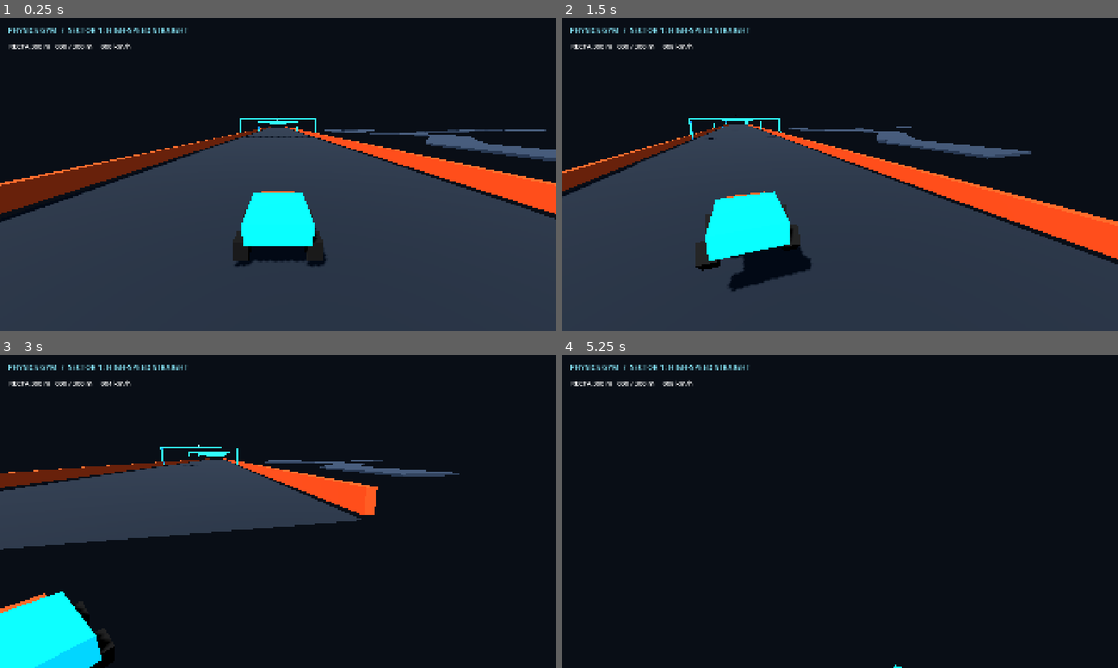
Above: before the commit, frames 1-4 (two rows, left to right).
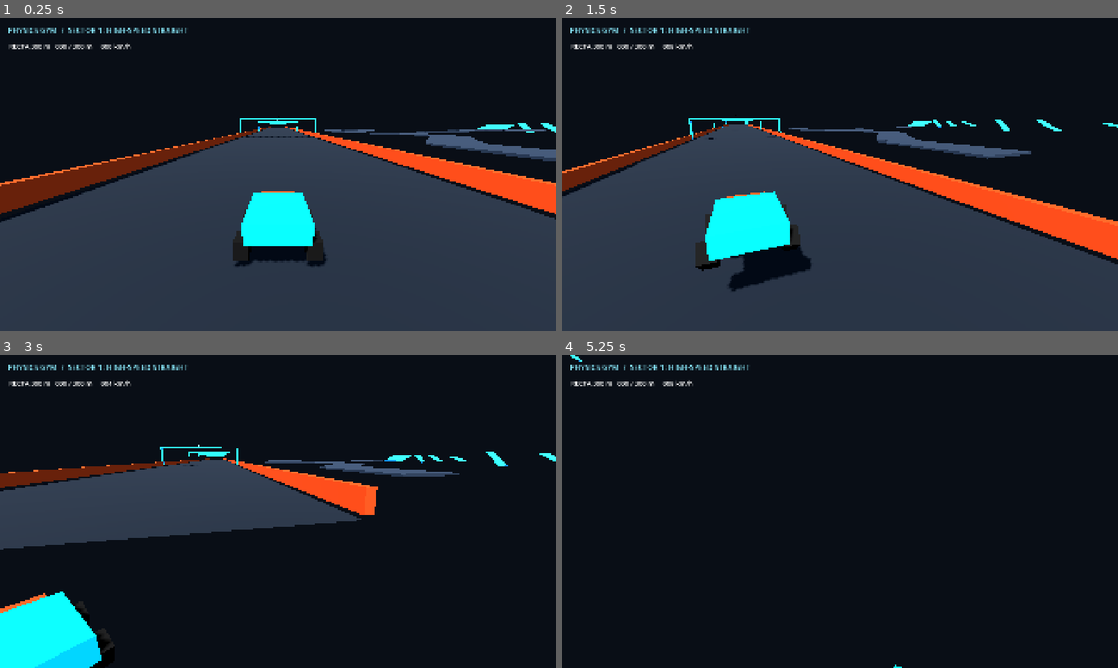
Above: after the commit, the same moments.

Repository: GammaYoshimura/kart
Game: Godot game, scene res://scenes/prototype/physics_gym.tscn
Two runs of this game, one before a commit and one after it. Both use one fixed random seed, a clock stepped at 60 frames per second and the inputs below. This scene is started directly instead of the project's main scene.
Inputs:
- Up to frame 1 (0.25 s): no input
- Up to frame 2 (1.5 s): hold D (steer_right) 0.53-1.28 s; hold Q (aim_backward) 0.53-1.28 s; tap Space (drift_hop) at 0.77 s; hold S (brake_reverse) from 1.28 s (still down); tap Page Down (toggle_perf_overlay) at 1.35 s
- Up to frame 3 (3 s): tap Space (drift_hop) at 1.52 s; release S (brake_reverse) at 2.03 s; hold D (steer_right) 2.03-2.78 s; hold E (use_item) 2.03-2.78 s; hold W (accelerate) from 2.78 s (still down); tap Q (aim_backward) at 2.85 s
- Up to frame 4 (5.25 s): tap Space (drift_hop) at 3.02, 3.77, 4.52 s; release W (accelerate) at 3.53 s; hold A (steer_left) 3.53-5.03 s; tap Page Down (toggle_perf_overlay) at 3.6 s; tap E (use_item) at 4.35 s; hold S (brake_reverse) from 5.03 s (still down); hold Q (aim_backward) from 5.03 s (still down)

The runs differ from the first frame. In frame 1, 0.2% of the frame differs, in the area x 85-100%, y 33-37%; in frame 2, 0.2%; in frame 3, 0.3%, in the area x 69-100%, y 30-36%; in frame 4, less than 0.1%.

Commit message:
feat: add ramp and trick jump gym sector

Diff:
--- a/scenes/prototype/physics_gym.gd
+++ b/scenes/prototype/physics_gym.gd
@@ -21,6 +21,7 @@
 	_drift_road_material.roughness = 0.88
 	_build_distance_gates()
 	_build_drift_sector()
+	_build_ramp_sector()
 
 
 func _process(_delta: float) -> void:
@@ -106,3 +107,45 @@
 	label.font_size = 48
 	label.modulate = Color(1.0, 0.72, 0.2)
 	add_child(label)
+
+
+func _build_ramp_sector() -> void:
+	_add_ramp(Vector3(178.0, 0.25, 105.0), 15.0, false, "Ramp_15")
+	_add_ramp(Vector3(192.0, 0.25, 68.0), 30.0, false, "Ramp_30")
+	_add_ramp(Vector3(206.0, 0.25, 30.0), 45.0, false, "Ramp_45")
+	_add_ramp(Vector3(222.0, 0.25, -12.0), 18.0, true, "TrickRamp_01")
+	_add_ramp(Vector3(238.0, 0.25, -48.0), 30.0, true, "TrickRamp_02")
+	_add_ramp(Vector3(254.0, 0.25, -84.0), 42.0, true, "TrickRamp_03")
+	var bank: StaticBody3D = StaticBody3D.new()
+	bank.name = "BankedCurve_25"
+	bank.position = Vector3(180.0, 0.8, -40.0)
+	bank.rotation.z = deg_to_rad(25.0)
+	bank.collision_layer = 1
+	_add_box_surface(bank, Vector3(12.0, 0.45, 24.0))
+	add_child(bank)
+	_add_sector_label("RAMPS 15° / 30° / 45°   •   BANK 25°   •   TRICK BOOST", Vector3(210.0, 7.0, -115.0))
+
+
+func _add_ramp(ramp_position: Vector3, slope_degrees: float, is_trick_ramp: bool, ramp_name: String) -> void:
+	var ramp: StaticBody3D = StaticBody3D.new()
+	ramp.name = ramp_name
+	ramp.position = ramp_position
+	ramp.rotation.x = deg_to_rad(slope_degrees)
+	ramp.collision_layer = 1
+	ramp.set_meta("is_trick_ramp", is_trick_ramp)
+	_add_box_surface(ramp, Vector3(8.0, 0.5, 14.0))
+	add_child(ramp)
+
+
+func _add_box_surface(parent: StaticBody3D, box_size: Vector3) -> void:
+	var mesh: BoxMesh = BoxMesh.new()
+	mesh.size = box_size
+	var mesh_instance: MeshInstance3D = MeshInstance3D.new()
+	mesh_instance.mesh = mesh
+	mesh_instance.material_override = _gate_material
+	parent.add_child(mesh_instance)
+	var shape: BoxShape3D = BoxShape3D.new()
+	shape.size = box_size
+	var collision: CollisionShape3D = CollisionShape3D.new()
+	collision.shape = shape
+	parent.add_child(collision)
Not shown, changed: docs/ROADMAP_PROGRESS.md
